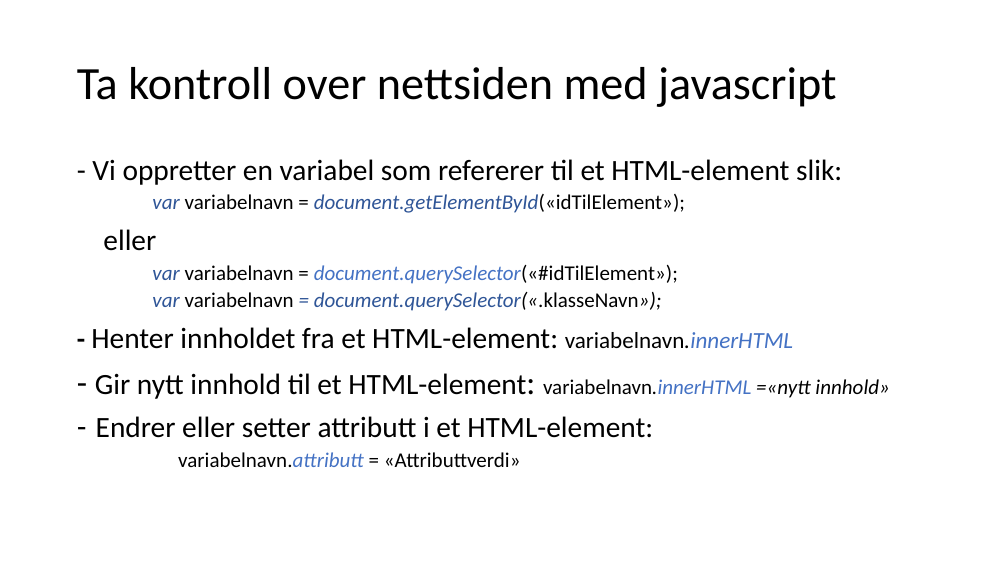
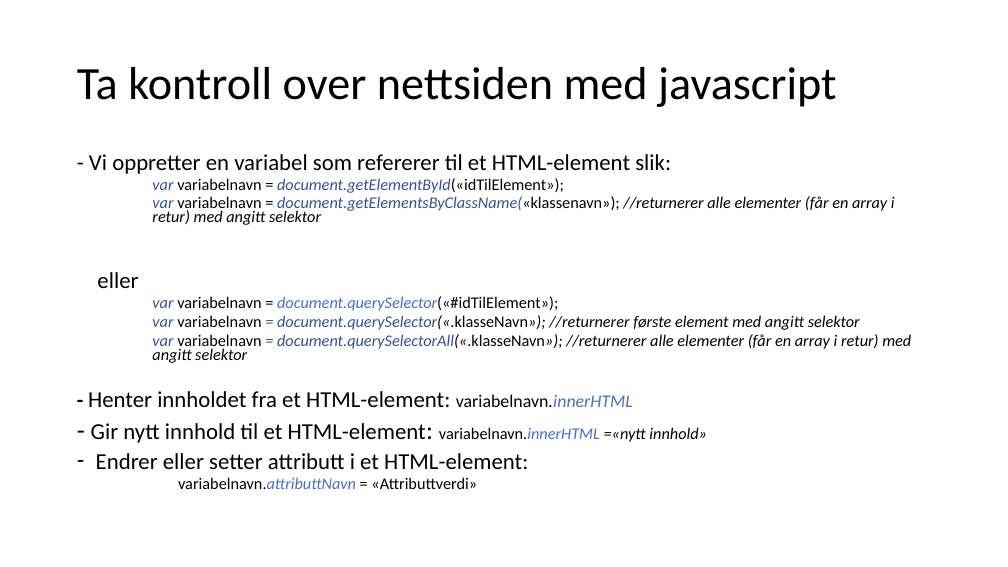
Before and after one commit to AizanM/IT2, a slide deck: slide 13 of Uke 35/Uke 35.pptx. Drawn at 1008x567 pixels with LibreOffice and Linux fonts; fonts in the diff are those of the drawing. Boxes give left, top, right and bottom in pixels: in the first picture for what was removed or moved away, otherwise in the second. Text is boxed around its words. In the diff, an @@ line names an element or a change of style, - is before the commit and + after.

Commit message:
PPT-presentasjon

```diff
--- a/Uke 35/Uke 35.pptx
+++ b/Uke 35/Uke 35.pptx
@@ text at [88, 154, 707, 469]: size 28 to 21.7 pt in "- Vi oppretter en variabel som refererer ...", "eller", "Henter innholdet fra et HTML-element:", "Gir nytt innhold til et HTML-element:" and 1 more places; size 20 to 15.5 pt in "var variabelnavn = document.getElementById(«idTilElement»);", "var variabelnavn = document.querySelector(«#idTilElement»);", "variabelnavn.innerHTML =«nytt innhold»"; size 26 to 20.1 pt in "-"; size 22 to 17.1 pt in "variabelnavn.innerHTML"; size 32 to 24.8 pt in "- HTML-element:"; line spacing 0.9 to 0.7 @@
@@ text at [152, 196, 895, 225]: paragraph added @@
+    var variabelnavn = document.getElementsByClassName(«klassenavn»); //returnerer alle elementer (får en array i retur) med angitt selektor
@@ text at [152, 315, 911, 363]: text changed; size 20 to 15.5 pt @@
-    var variabelnavn = document.querySelector(«.klasseNavn»);
+    var variabelnavn = document.querySelector(«.klasseNavn»); //returnerer første element med angitt selektor
+    var variabelnavn = document.querySelectorAll(«.klasseNavn»); //returnerer alle elementer (får en array i retur) med angitt selektor
@@ text at [178, 477, 477, 489]: text changed; size 20 to 15.5 pt @@
-    variabelnavn.attributt = «Attributtverdi»
+    variabelnavn.attributtNavn = «Attributtverdi»
```
